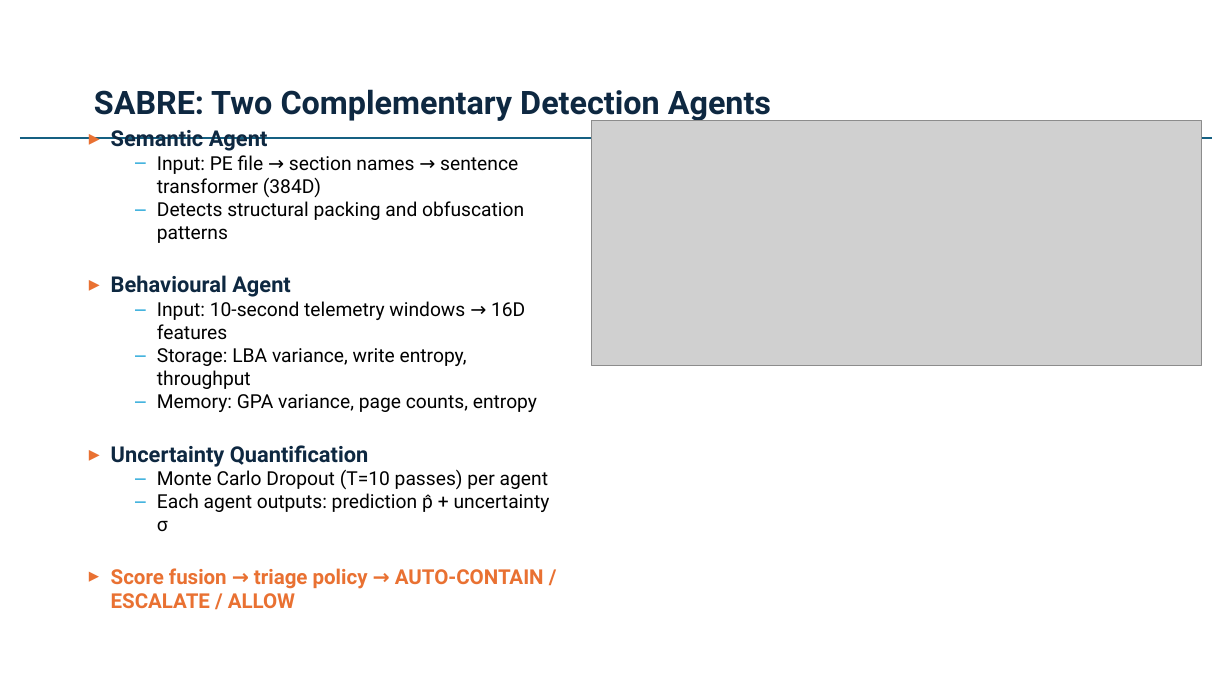
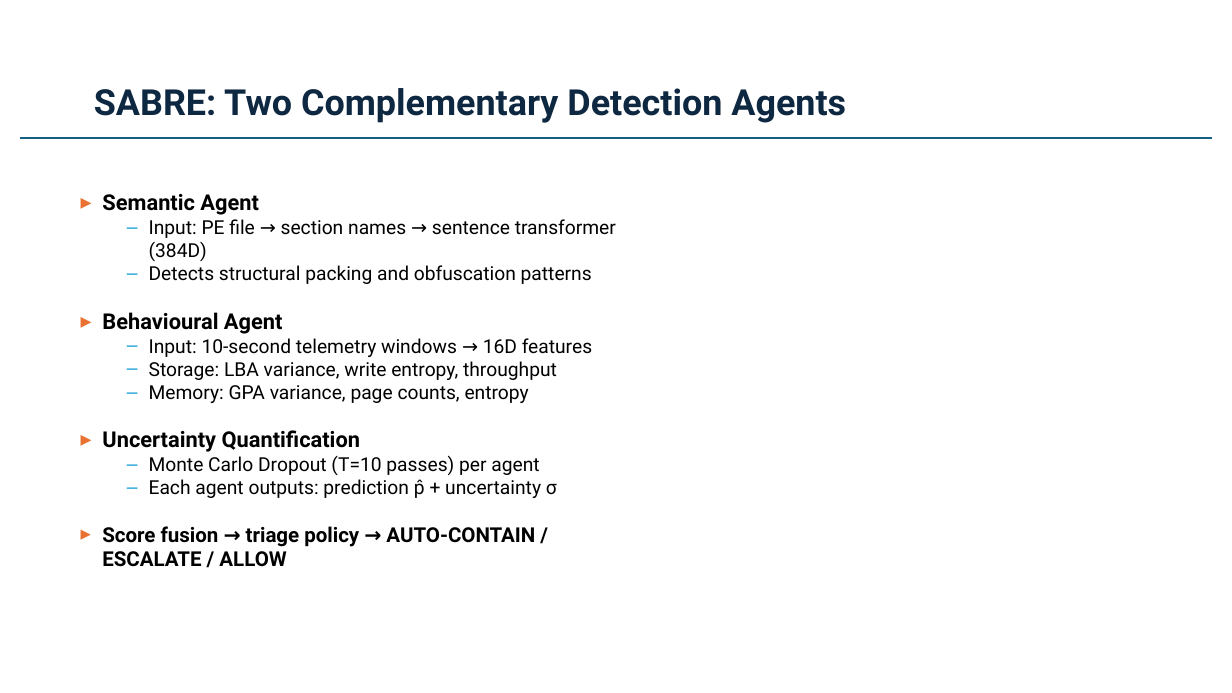
Before and after one commit to Henrinnes/Agentic_SABRE, a slide deck: slide 4 of SABRE_CRANE_SIG_2026.pptx. Drawn at 1232x693 pixels with LibreOffice and Linux fonts; fonts in the diff are those of the drawing; grey boxes stand for pictures. Boxes give left, top, right and bottom in pixels: in the first picture for what was removed or moved away, otherwise in the second. Text is boxed around its words. In the diff, an @@ line names an element or a change of style, - is before the commit and + after.

```diff
--- a/SABRE_CRANE_SIG_2026.pptx
+++ b/SABRE_CRANE_SIG_2026.pptx
@@ title "SABRE: Two Complementary Detection Agents" at bbox=[94, 88, 846, 123]: size 25.2 to 28 pt @@
@@ picture removed at bbox=[592, 120, 1202, 365] @@
@@ text "Semantic Agent": place and size @@
-text "Semantic Agent" at bbox=[111, 130, 550, 608]
+text "Semantic Agent" at bbox=[102, 194, 616, 567]
@@ text at bbox=[102, 194, 535, 567]: text colour #0E2841 to #000000 in "Semantic Agent", "Behavioural Agent", "Uncertainty Quantification"; text colour #E97132 to #000000 in "Score fusion → triage policy → AUTO-CONTAIN ..." @@
```
Also in this commit, not shown: 7 other slides changed, 2 slides added.
